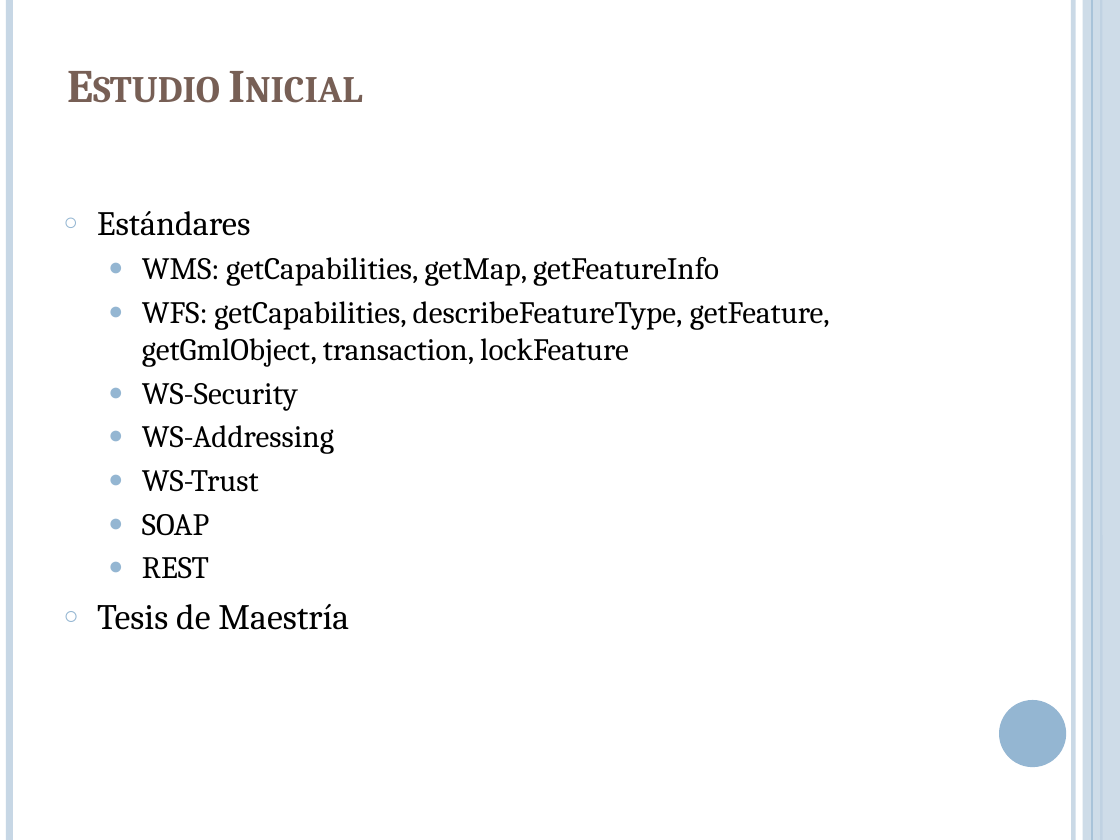
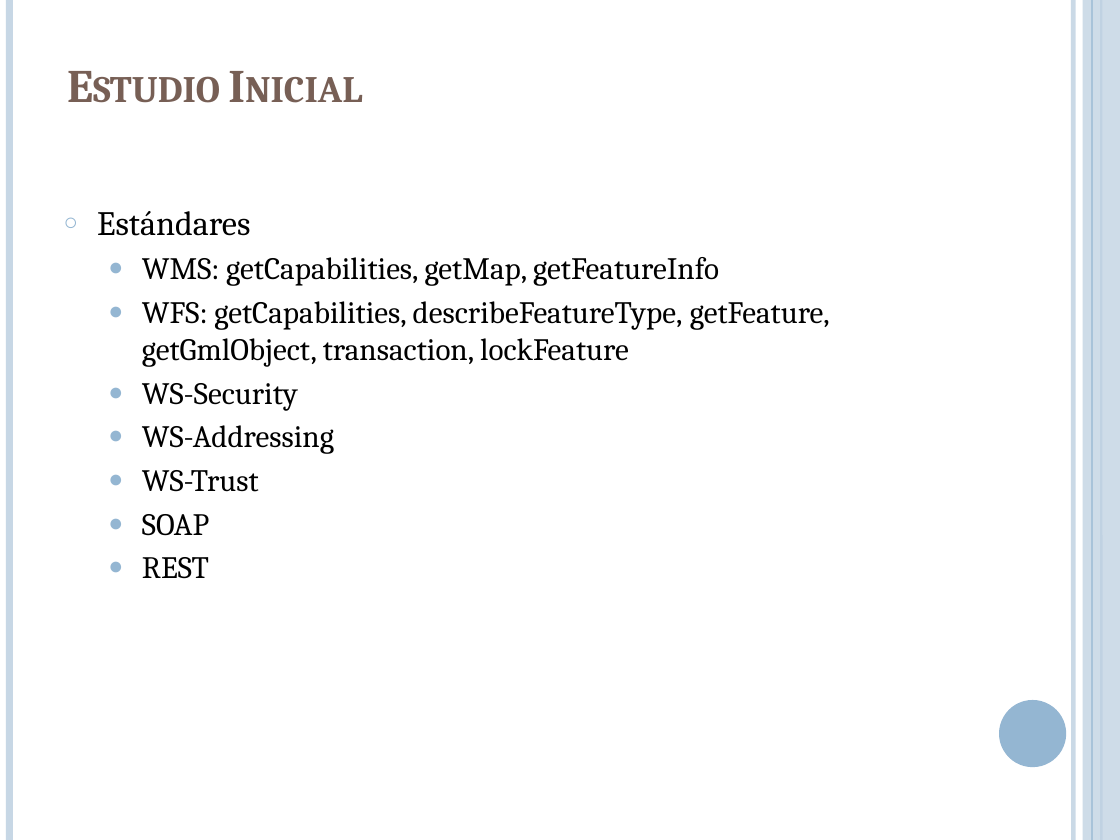
Before and after one commit to lcpaso1/integracion-gis-pge, a slide deck: slide 12 of Presentacion.pptx. Drawn at 1120x840 pixels with LibreOffice and Linux fonts; fonts in the diff are those of the drawing. Boxes give left, top, right and bottom in pixels: in the first picture for what was removed or moved away, otherwise in the second. Text is boxed around its words. In the diff, an @@ line names an element or a change of style, - is before the commit and + after.

```diff
--- a/Presentacion.pptx
+++ b/Presentacion.pptx
@@ text at <box>97,604,349,630</box>: paragraph removed @@
-○ Tesis de Maestría
```
Also in this commit, not shown: 2 other slides changed, 1 slide removed.
